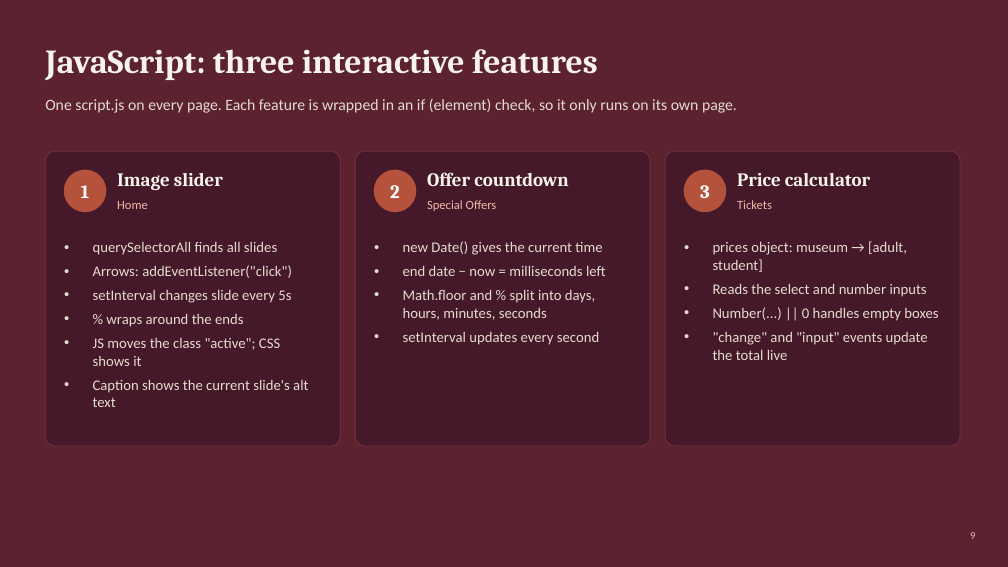
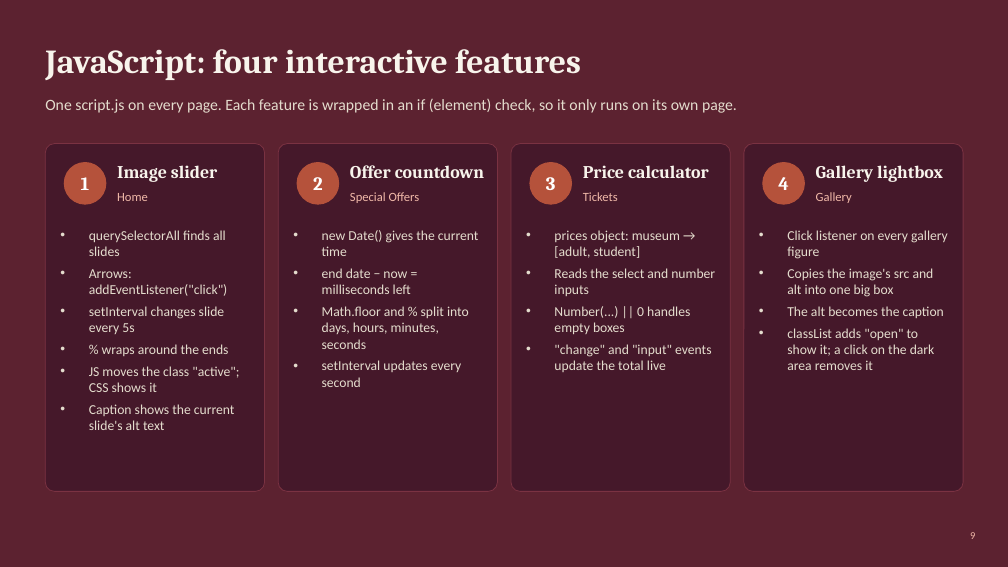
Before and after one commit to Kntouanoglou/Claude, a slide deck: slide 9 of artwalk-florence/presentation/ArtWalk-Florence-Presentation.pptx. Drawn at 1008x567 pixels with LibreOffice and Linux fonts; fonts in the diff are those of the drawing. Boxes give left, top, right and bottom in pixels: in the first picture for what was removed or moved away, otherwise in the second. Text is boxed around its words. In the diff, an @@ line names an element or a change of style, - is before the commit and + after.

```diff
--- a/artwalk-florence/presentation/ArtWalk-Florence-Presentation.pptx
+++ b/artwalk-florence/presentation/ArtWalk-Florence-Presentation.pptx
@@ text at (45,49,581,80): text changed @@
-JavaScript: three interactive features
+JavaScript: four interactive features
@@ rounded rectangle: place and size @@
-rounded rectangle at (45,151,340,446)
+rounded rectangle at (45,144,265,492)
@@ rounded rectangle: place and size @@
-rounded rectangle at (355,151,650,446)
+rounded rectangle at (278,144,498,492)
@@ proportions changed in 3 elements at (45,144,265,492), (278,144,498,492), (511,144,730,492) @@
@@ rounded rectangle: place and size @@
-rounded rectangle at (665,151,960,446)
+rounded rectangle at (511,144,730,492)
@@ rounded rectangle added at (744,144,963,492), fill #45182A, outline #7A3242 0.75 pt @@
@@ text "1": place and size @@
-text "1" at (81,185,90,198)
+text "1" at (81,177,90,190)
@@ ellipse: place and size @@
-ellipse at (64,170,106,212)
+ellipse at (64,163,106,204)
@@ text "Image slider": place and size @@
-text "Image slider" at (117,173,223,190)
+text "Image slider" at (117,165,217,182)
@@ text "2": place and size @@
-text "2" at (390,185,400,198)
+text "2" at (313,177,323,190)
@@ ellipse: place and size @@
-ellipse at (374,170,416,212)
+ellipse at (297,163,339,204)
@@ text "Offer countdown": place and size @@
-text "Offer countdown" at (427,172,568,186)
+text "Offer countdown" at (350,165,484,178)
@@ text "3": place and size @@
-text "3" at (700,185,710,198)
+text "3" at (546,177,556,190)
@@ ellipse: place and size @@
-ellipse at (684,170,726,212)
+ellipse at (530,163,572,204)
@@ size 18 to 17 pt in 3 elements at (117,165,217,182), (350,165,484,178), (583,165,709,178) @@
@@ text "Price calculator": place and size @@
-text "Price calculator" at (737,173,870,186)
+text "Price calculator" at (583,165,709,178)
@@ ellipse added at (763,163,805,204), fill #B5523B, outline #B5523B 1 pt @@
@@ text added at (778,177,788,190), 18 pt, text #FFFFFF, bold @@
+4
@@ text added at (816,165,943,182), 17 pt, text #F8F4EC, bold @@
+Gallery lightbox
@@ text "Home": place and size @@
-text "Home" at (117,201,148,209)
+text "Home" at (117,193,148,201)
@@ text "Special Offers": place and size @@
-text "Special Offers" at (427,200,497,211)
+text "Special Offers" at (350,192,420,203)
@@ text "Tickets": place and size @@
-text "Tickets" at (737,200,772,209)
+text "Tickets" at (583,192,618,201)
@@ text added at (816,192,852,203), 12 pt, text #F0B8A8 @@
+Gallery
@@ text "querySelectorAll finds all slides": place and size @@
-text "querySelectorAll finds all slides" at (93,241,308,407)
+text "querySelectorAll finds all slides" at (89,230,239,430)
@@ text "new Date() gives the current ...": place and size @@
-text "new Date() gives the current ..." at (403,241,606,345)
+text "new Date() gives the current ..." at (322,230,479,387)
@@ size 14 to 13 pt; less space between paragraphs in 3 elements at (89,230,239,430), (322,230,479,387), (554,230,715,372) @@
@@ text "prices object: museum → [adult, ...": place and size @@
-text "prices object: museum → [adult, ..." at (713,241,938,360)
+text "prices object: museum → [adult, ..." at (554,230,715,372)
@@ text added at (787,230,948,370), 13 pt, text #E4DCCD @@
+• Click listener on every gallery figure
+• Copies the image's src and alt into one big box
+• The alt becomes the caption
+• classList adds "open" to show it; a click on the dark area removes it
```
Also in this commit, not shown: 5 other slides changed.
